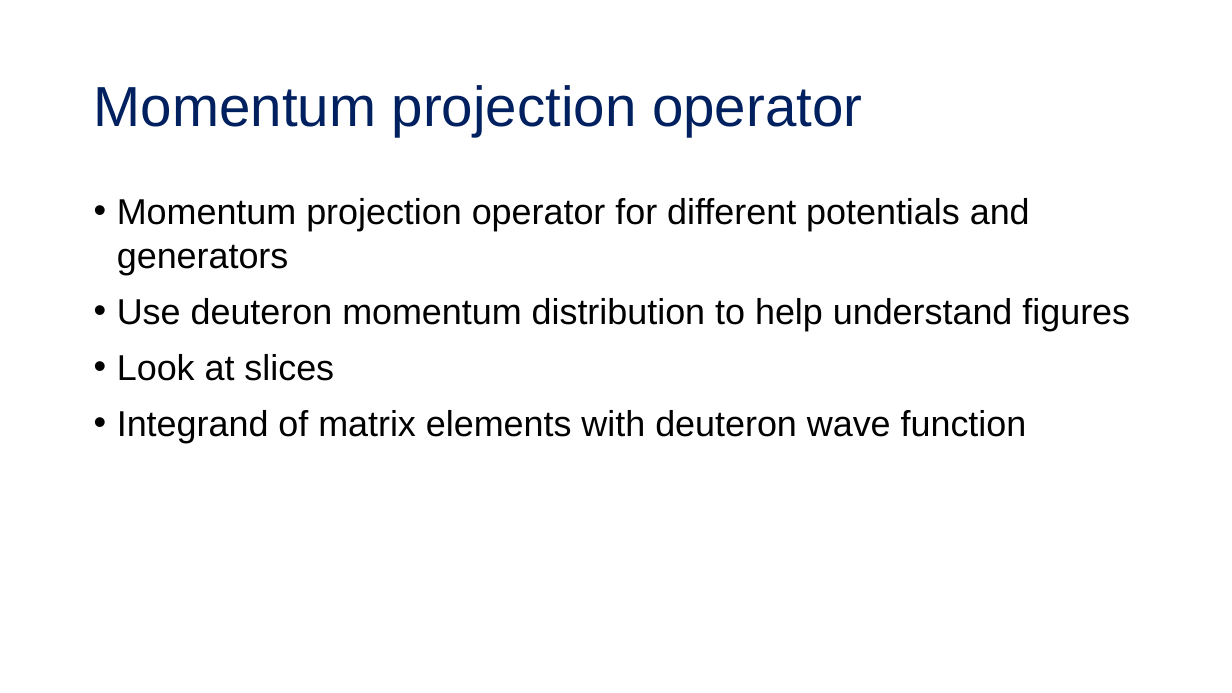
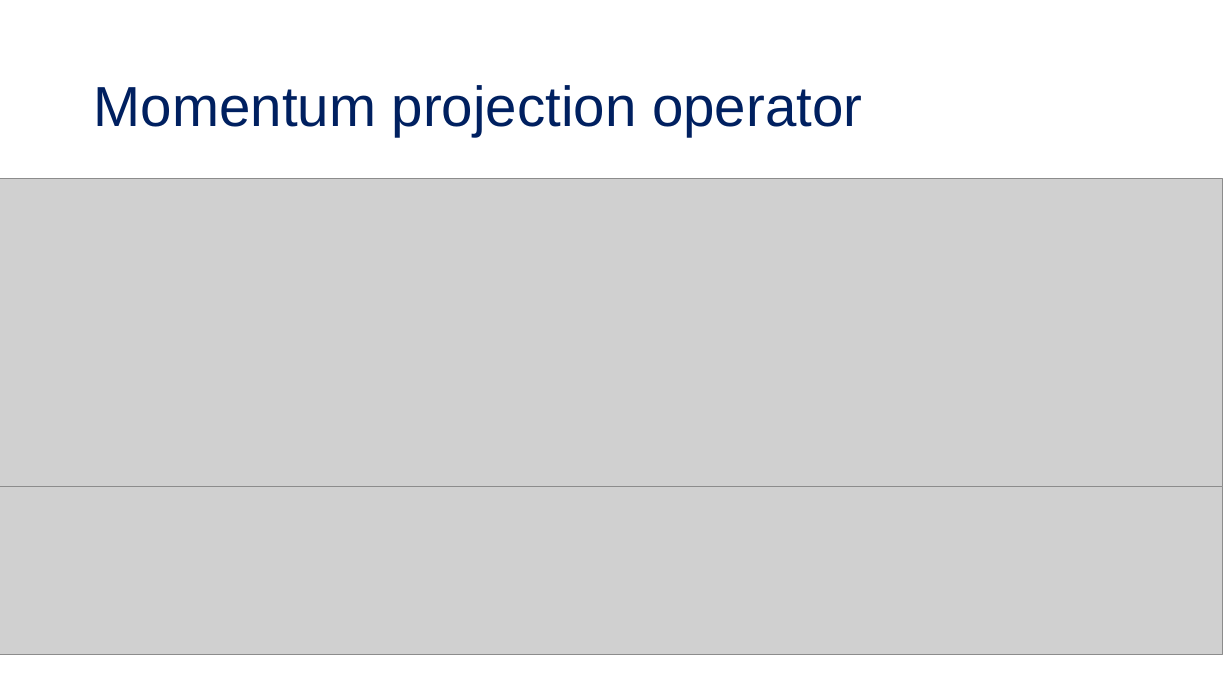
Before and after one commit to tropiano4/tropiano-srg, a slide deck: slide 12 of Presentations/DNP_October2019/tropiano_dnp_october2019.ppt (slide 13 before the commit). Drawn at 1232x693 pixels with LibreOffice and Linux fonts; fonts in the diff are those of the drawing; grey boxes stand for pictures. Boxes give left, top, right and bottom in pixels: in the first picture for what was removed or moved away, otherwise in the second. Text is boxed around its words. In the diff, an @@ line names an element or a change of style, - is before the commit and + after.

Commit message:
Updated a momentum projection operator function using srg_operators_fig.ipynb

```diff
--- a/Presentations/DNP_October2019/tropiano_dnp_october2019.ppt
+++ b/Presentations/DNP_October2019/tropiano_dnp_october2019.ppt
@@ picture added at [0,179,1222,487] @@
@@ text removed at [117,198,1130,442] @@
-• Momentum projection operator for different potentials and generators
-• Use deuteron momentum distribution to help understand figures
-• Look at slices
-• Integrand of matrix elements with deuteron wave function
@@ picture added at [0,346,1222,654] @@
```
Also in this commit, not shown: 9 other slides changed, 2 slides added, 1 slide removed, 2 other files.
